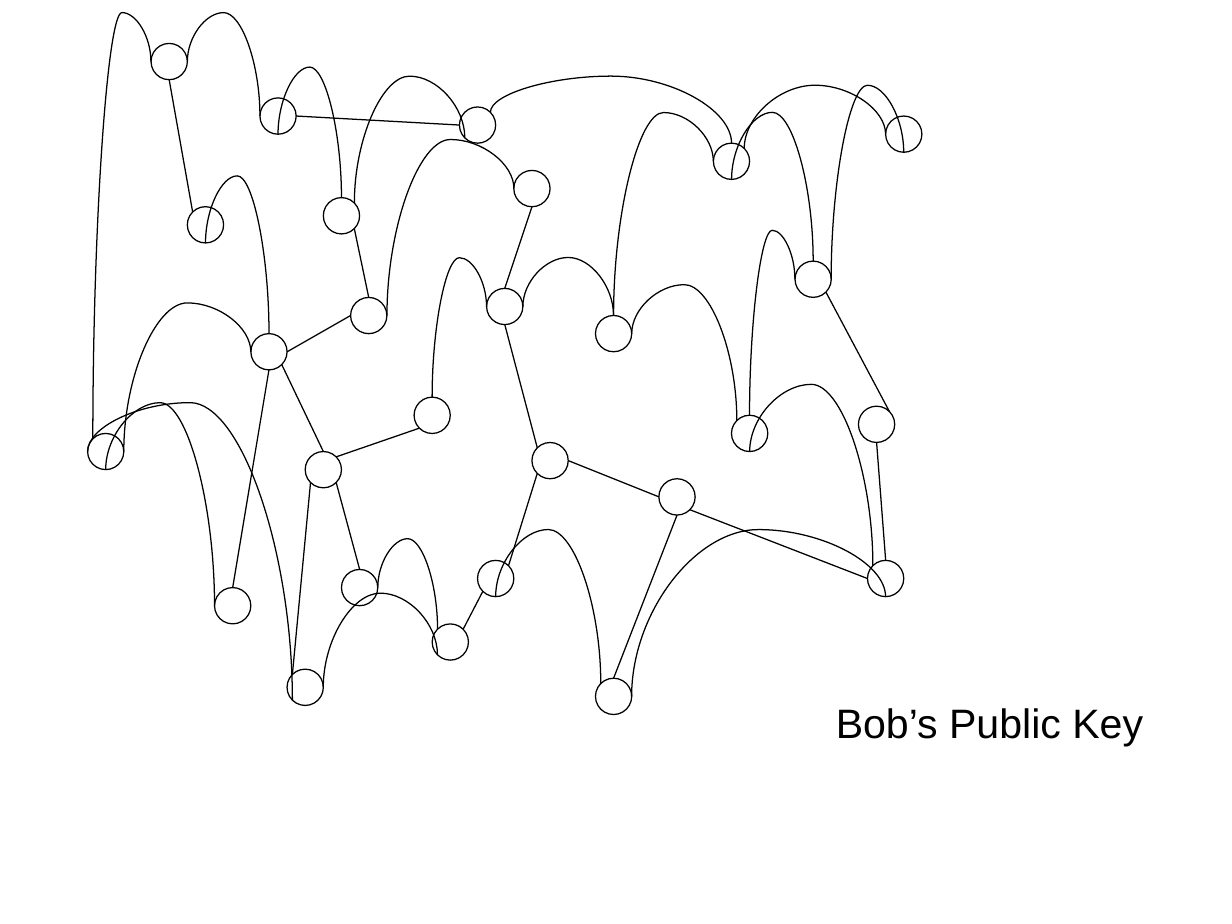
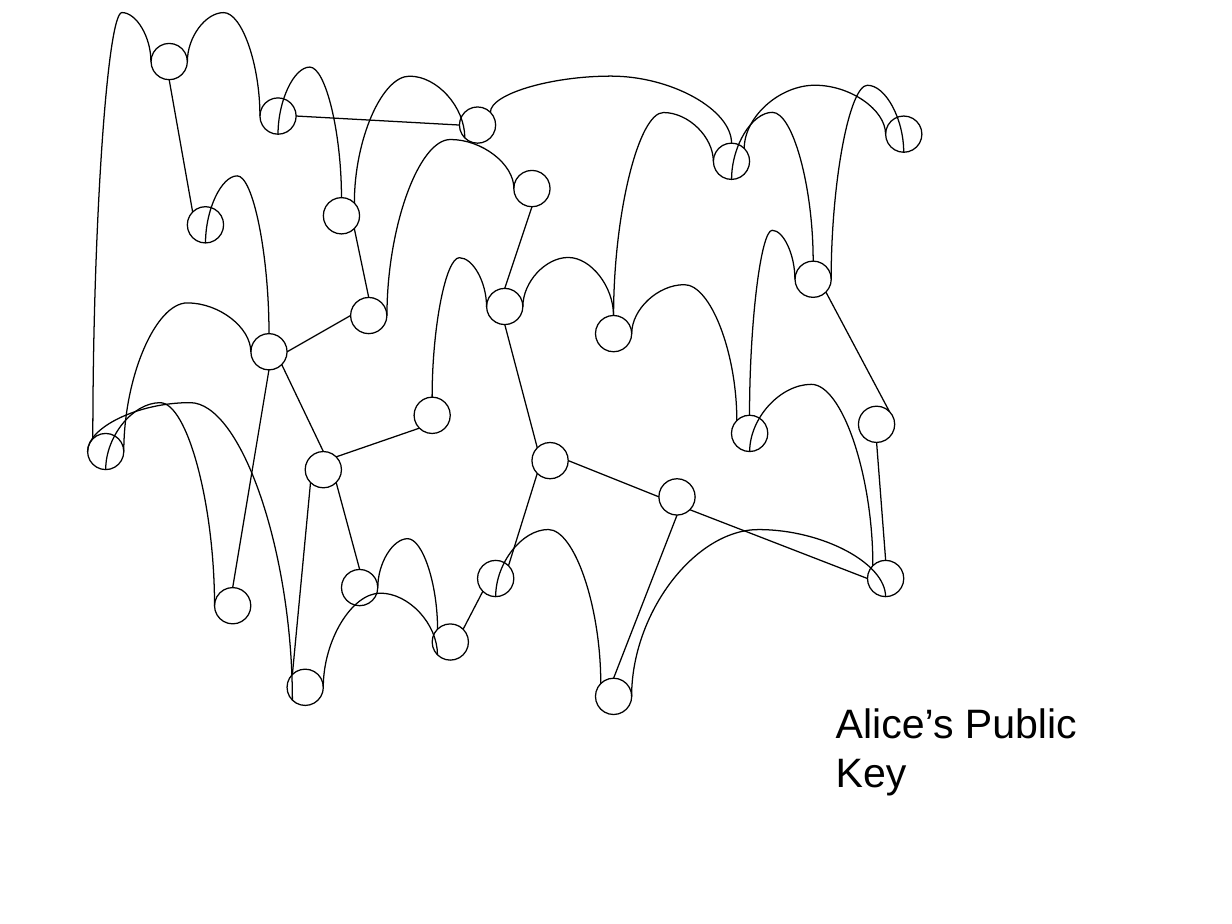
Before and after one commit to wu4f/cyberpdx-crypto, a slide deck: slide 20 of www/static/NetWorkProtocolsLecture4.pptx (slide 27 before the commit). Drawn at 1232x924 pixels with LibreOffice and Linux fonts; fonts in the diff are those of the drawing. Boxes give left, top, right and bottom in pixels: in the first picture for what was removed or moved away, otherwise in the second. Text is boxed around its words. In the diff, an @@ line names an element or a change of style, - is before the commit and + after.

```diff
--- a/www/static/NetWorkProtocolsLecture4.pptx
+++ b/www/static/NetWorkProtocolsLecture4.pptx
@@ free "Alice’s Public Key": place and size @@
-free "Alice’s Public Key" at box(824, 691, 1175, 753)
+free "Alice’s Public Key" at box(824, 691, 1157, 754)
@@ text in free at box(836, 708, 1077, 795): text changed @@
-Bob’s Public Key
+Alice’s Public Key
```
Also in this commit, not shown: 9 other slides changed, 2 slides added, 9 slides removed, 4 other files.
